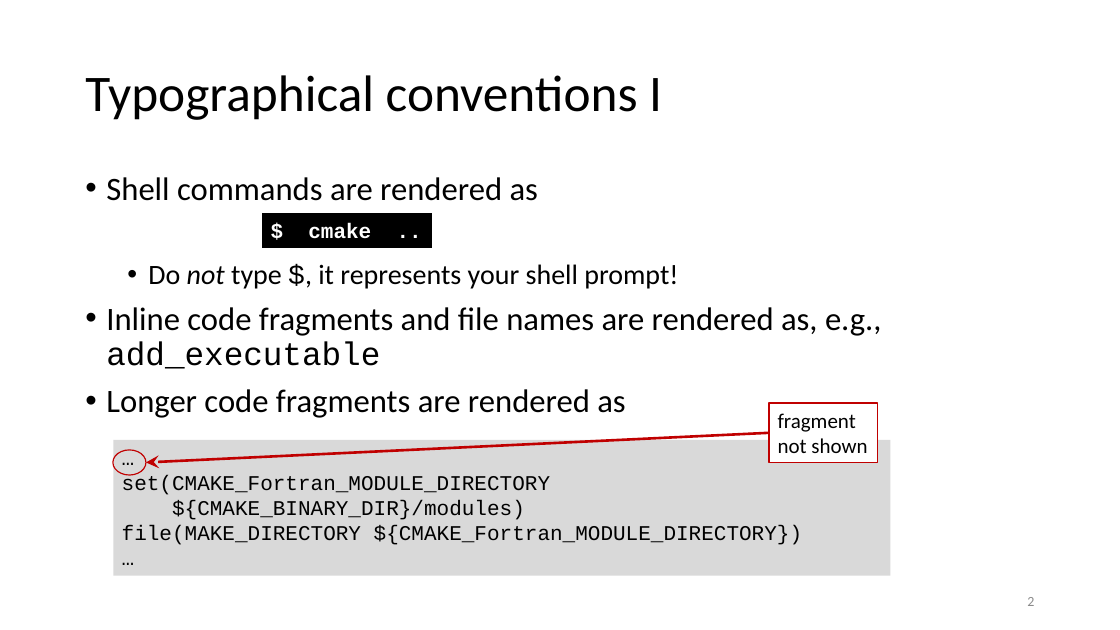
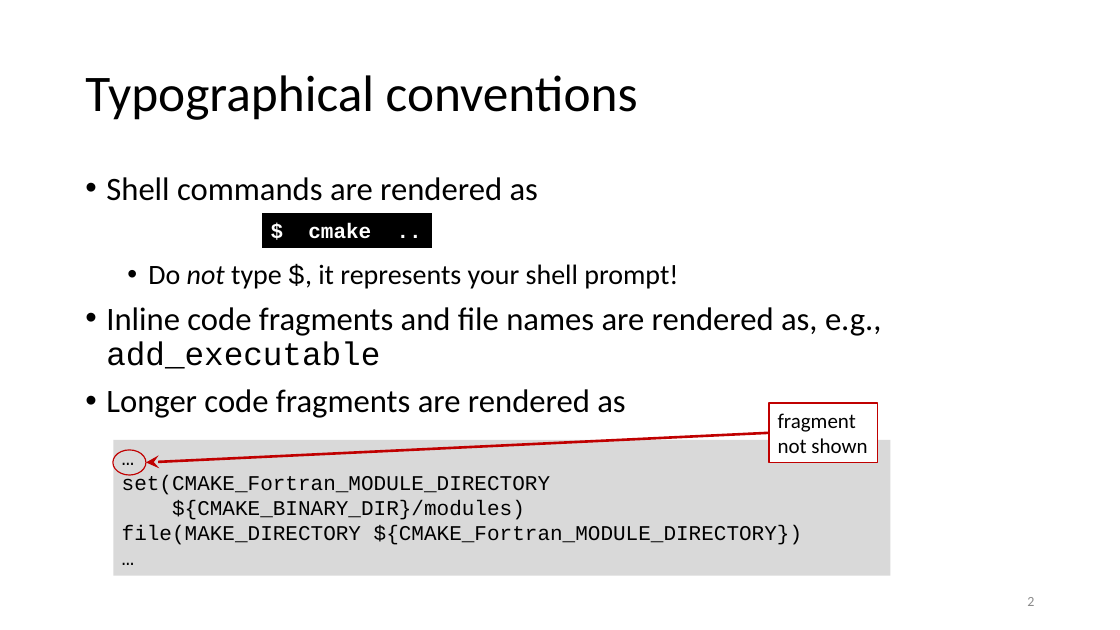
Before and after one commit to gjbex/CMake-usecases, a slide deck: slide 2 of cmake_intro.pptx. Drawn at 1120x630 pixels with LibreOffice and Linux fonts; fonts in the diff are those of the drawing. Boxes give left, top, right and bottom in pixels: in the first picture for what was removed or moved away, otherwise in the second. Text is boxed around its words. In the diff, an @@ line names an element or a change of style, - is before the commit and + after.

```diff
--- a/cmake_intro.pptx
+++ b/cmake_intro.pptx
@@ title at (85,75,638,120): text changed @@
-Typographical conventions I
+Typographical conventions
```
Also in this commit, not shown: 1 slide removed.
